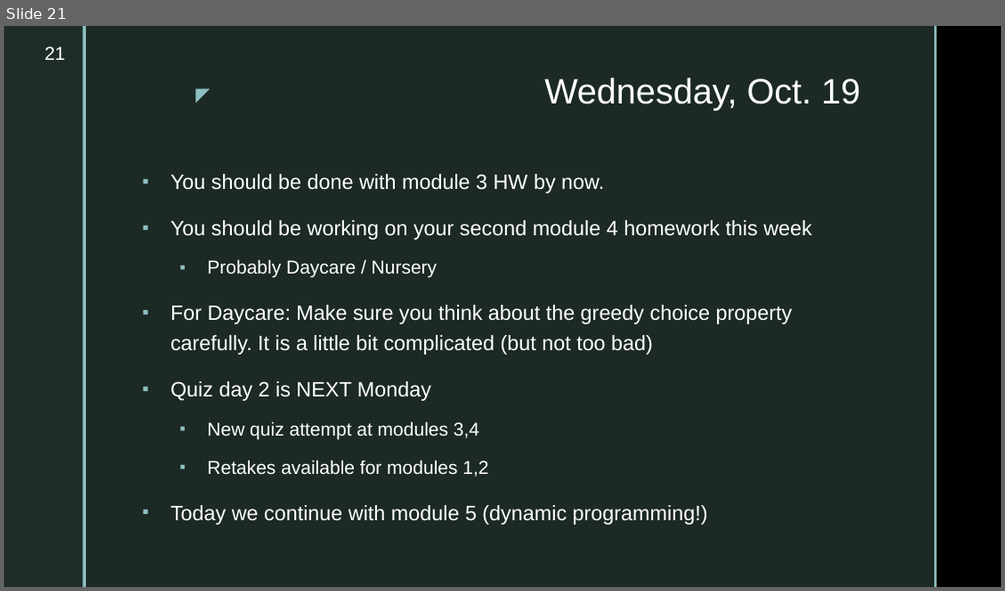
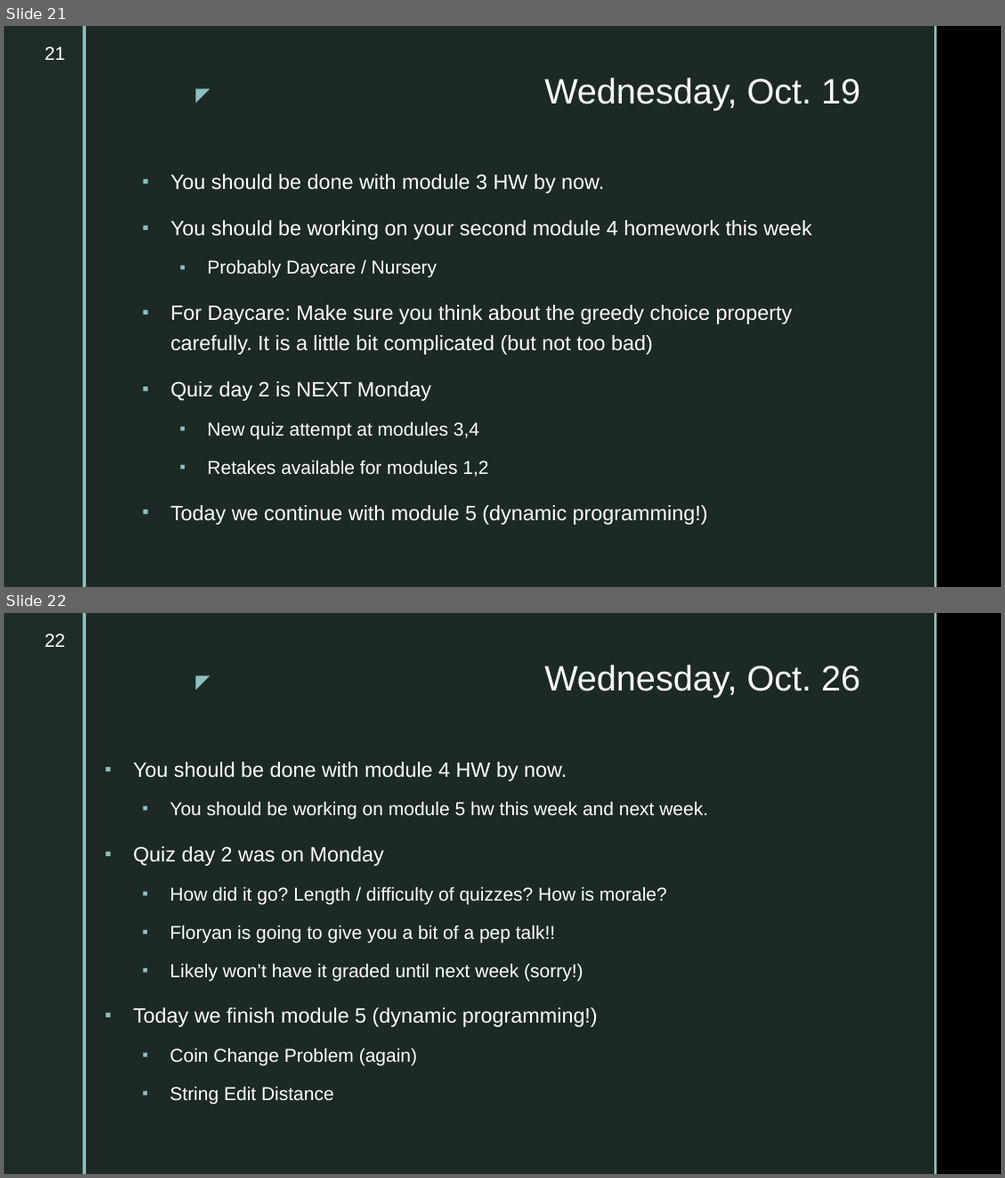
Before and after one commit to markfloryan/dsa2, a slide deck: slides/dailyannouncements.pptx. Shown one above the other, each under a label of ours: slide 21 before the commit, slides 21 and 22 after it. The pictures are 1005x591 and 1005x1178 pixels, drawn with LibreOffice and Linux fonts; fonts in the diff are those of the drawing; background and template pictures are left out. Boxes give left, top, right and bottom in pixels: in the first picture for what was removed or moved away, otherwise in the second. Text is boxed around its words. In the diff, an @@ line names an element or a change of style, - is before the commit and + after.

Commit message:
announcements

```diff
--- a/slides/dailyannouncements.pptx
+++ b/slides/dailyannouncements.pptx
@@ slide 22 added at box(4, 613, 1001, 1174), background picture (left out); not listed: 5 template elements that a slide beside it also shows @@
@@ page number added at box(45, 633, 65, 647), 18 pt, text #FFFFFF @@
+22
@@ title added at box(544, 665, 860, 698), 34 pt, text #FFFFFF @@
+Wednesday, Oct. 26
@@ text added at box(133, 762, 708, 1104), 18 pt, text #FFFFFF @@
+▪ You should be done with module 4 HW by now.
+  ▪ You should be working on module 5 hw this week and next week.
+▪ Quiz day 2 was on Monday
+  ▪ How did it go? Length / difficulty of quizzes? How is morale?
+  ▪ Floryan is going to give you a bit of a pep talk!!
+  ▪ Likely won’t have it graded until next week (sorry!)
+▪ Today we finish module 5 (dynamic programming!)
+  ▪ Coin Change Problem (again)
+  ▪ String Edit Distance
```
